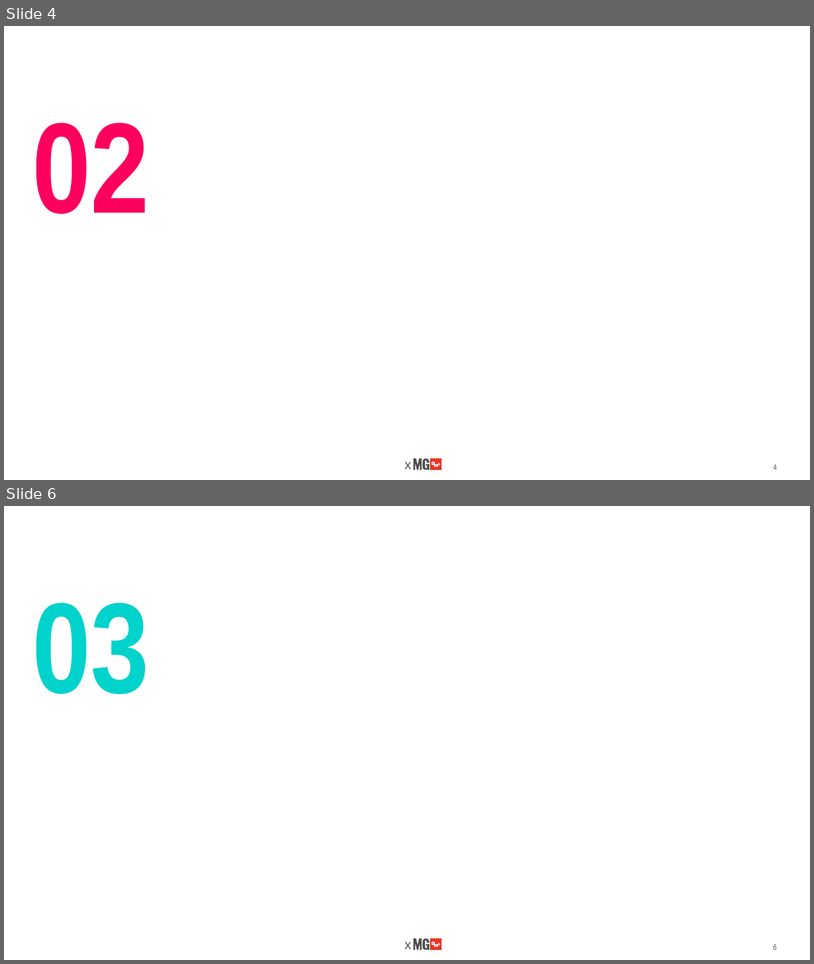
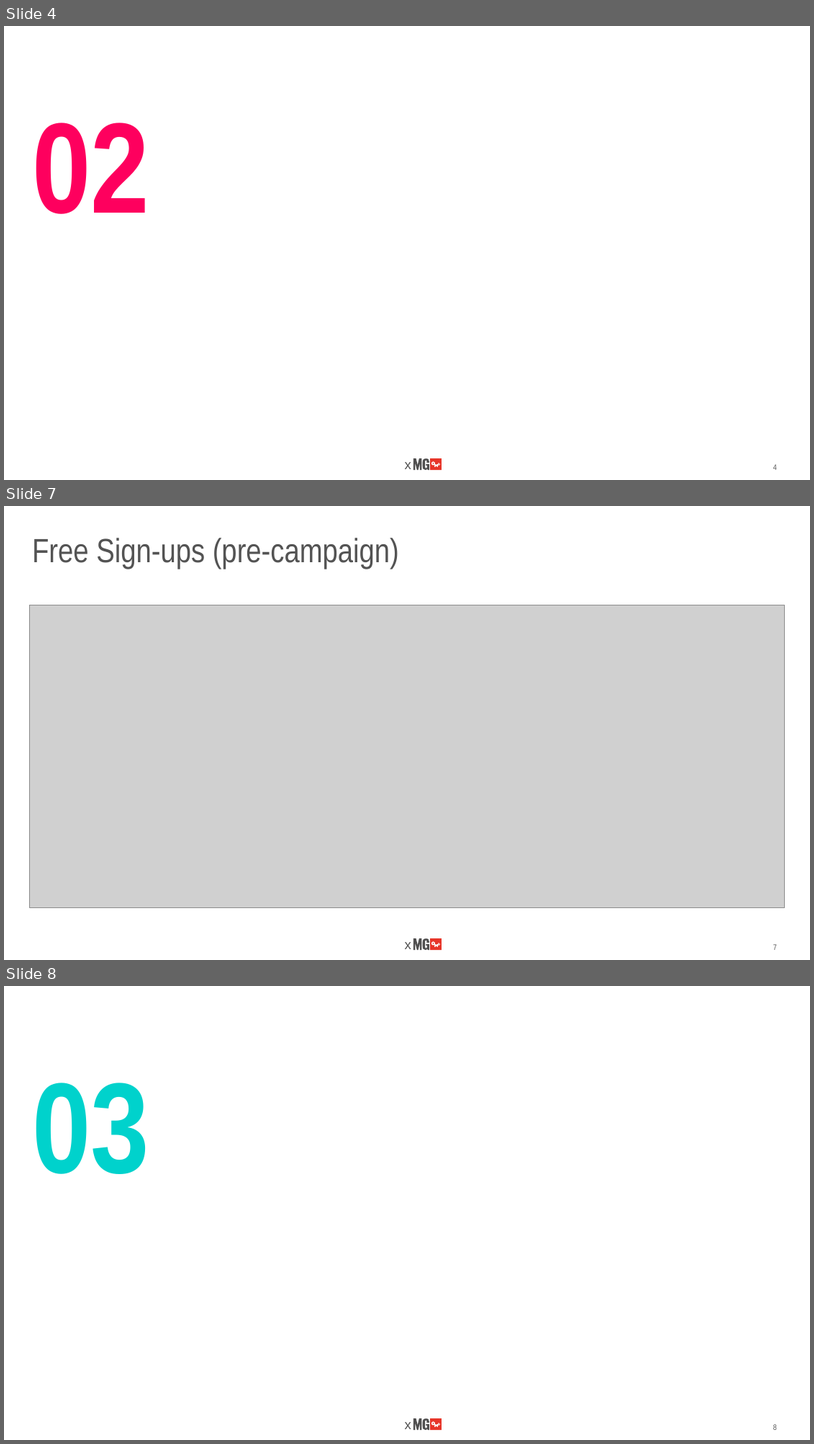
Before and after one commit to alphabetac/Causal-Impact-Analysis, a slide deck: 06.Results/Trustpilot Q4 2022 Campaign Causal Impact Analysis.pptx. Shown one above the other, each under a label of ours: slides 4 and 6 before the commit, slides 4, 7 and 8 after it; the slides between them are not shown. The pictures are 814x964 and 814x1444 pixels, drawn with LibreOffice and Linux fonts; fonts in the diff are those of the drawing; grey boxes stand for pictures; background and template pictures are left out. Boxes give left, top, right and bottom in pixels: in the first picture for what was removed or moved away, otherwise in the second. Text is boxed around its words. In the diff, an @@ line names an element or a change of style, - is before the commit and + after.

```diff
--- a/06.Results/Trustpilot Q4 2022 Campaign Causal Impact Analysis.pptx
+++ b/06.Results/Trustpilot Q4 2022 Campaign Causal Impact Analysis.pptx
@@ slide 7 added at (4,506,810,960), background #FFFFFF; not listed: 7 template elements that a slide beside it also shows @@
@@ title added at (32,538,399,569), 40 pt, text #535353 @@
+Free Sign-ups (pre-campaign)
@@ picture added at (29,605,786,908) @@
@@ page number added at (774,944,777,950), 9.3 pt, text #535353 @@
+7
@@ what was slide 6 is now slide 8 @@
```
Also in this commit, not shown: 3 slides changed, 1 other slide added.
